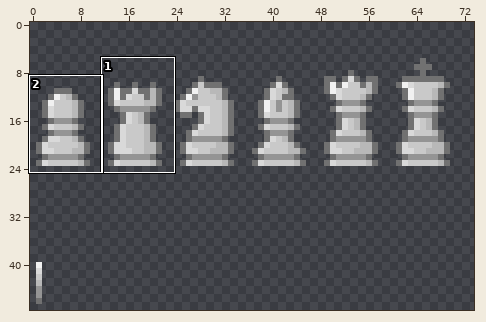
Sprite sheet -- assets/pieces.png. Above, an overview of the earlier version with the close-up marked.
Close-up. Before the edit:
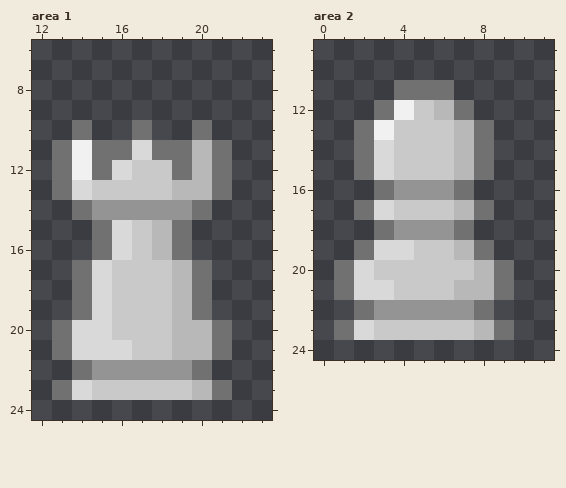
The file is 96x48 pixels. Colours within 5 levels of each other are drawn and written as one. Shown: area 1: x 12..23, y 6..24; area 2: x 0..11, y 9..24. The wide view leaves out empty margins. The commit also changed other parts of the picture, which this record leaves out.
Now the later version:
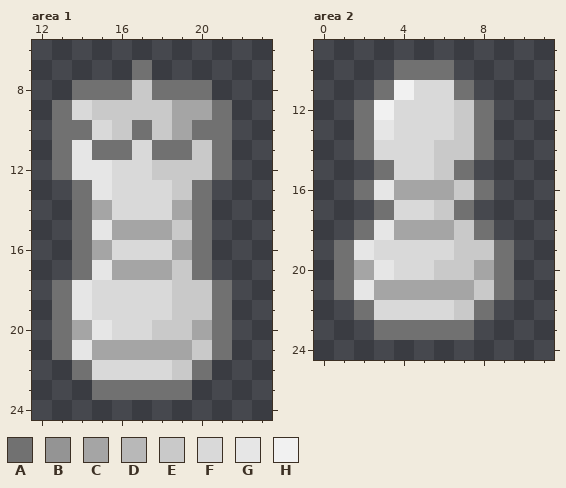
Palette (. is transparent): A #717171  B #949494  C #a5a5a5  D #b8b8b8  E #c9c9c9  F #d9d9d9  G #e6e6e6  H #f1f1f1
From old to new:
Changed rows in their new state; - is an unchanged pixel.
Area 1:
first column x 13:
 7 ----A----
 8 -AAAEAAA-
 9 AFEEEECCA
10 A-FE-EC-A
11 -G-----E-
12 -GG-F-EE-
13 .AGFFFEA.
14 --CFFFC--
15 -AGCCCEA-
16 -AC-FFCA-
17 --GCCCE--
18 AG-FFFEEA
19 AG-FFFEEA
20 -CGFF-EC-
21 -GCCCCCE-
22 --FFFFE--
23 ..AAAAA..
Area 2:
first column x 1:
10 ---AAA---
11 --AHFFA--
12 -AHFFFEA-
13 --GFFFE--
14 ---FF-E--
15 -.AFF-A.-
16 -AGCCCEA-
17 -.AFF-A.-
18 -AGCCCEA-
19 AG--FFEEA
20 -CGFF--C-
21 -GCCCCCE-
22 --FFFFE--
23 ..AAAAA..
Changed places in both close-ups, as pixel boxes (x1, y1, x2, y2):
changed: (52, 60, 232, 400)
changed: (334, 60, 514, 340)
